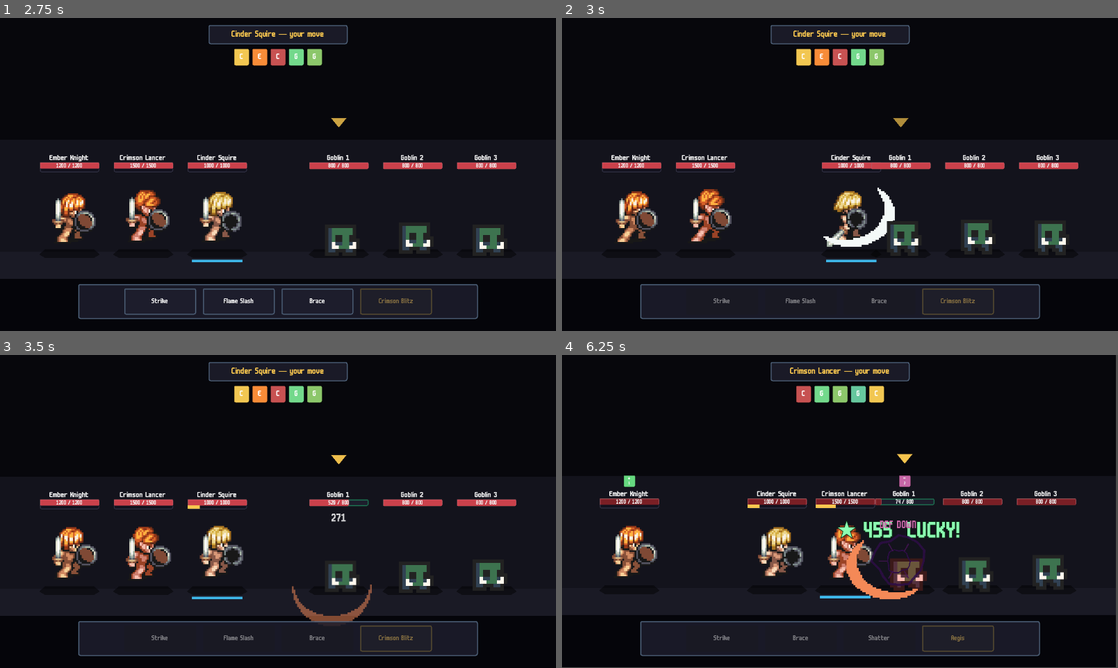
Above: before the commit, frames 1-4 (two rows, left to right).
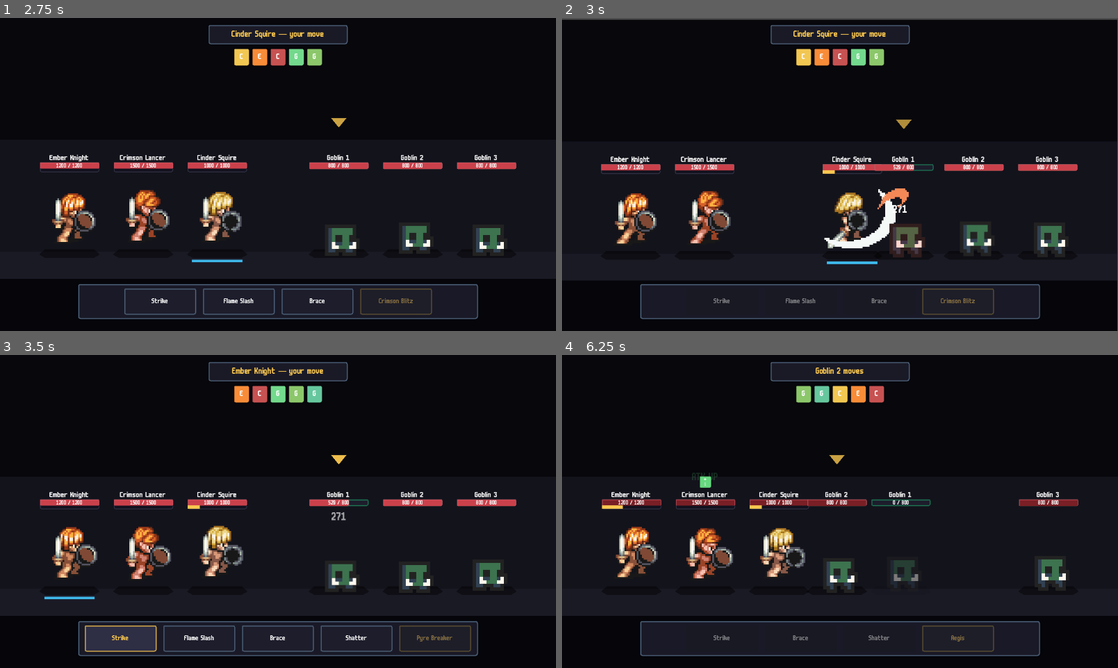
Above: after the commit, the same moments.

Repository: joppe2001/Vaelthorn
Game: Godot game, scene res://scenes/title/title.tscn
Two runs of this game, one before a commit and one after it. Both use one fixed random seed, a clock stepped at 60 frames per second and the inputs below.
Inputs (mouse positions are in pixels of both pictures, inside the frame that each line leads up to):
- Up to frame 1 (2.75 s): tap Enter at 0.5 s; move the mouse to (400, 158) at 0.52 s; click (400, 158) at 0.67 s; click "Enter Battle" at 1.25 s; click "Start Battle" at 2 s
- Up to frame 2 (3 s): click "Strike" at 2.75 s
- Up to frame 3 (3.5 s): no input
- Up to frame 4 (6.25 s): click (762, 639) at 3.5 s, where only the run after the commit has a clickable "Flame Slash"; click (840, 639) at 4.25 s, where only the run before the commit has a clickable "Brace"; click (801, 639) at 5 s, where only the run after the commit has a clickable "Brace"; click (878, 639) at 5.75 s, where only the run before the commit has a clickable "Shatter"

Frame 1 is identical in both runs. In frame 2, 6.2% of the frame differs, in the area x 0-100%, y 0-100%; in frame 3, 3.4%; in frame 4, 9.7%.

Commit message:
fix: dash actually reaches the picked target (not capped at 520px)
The previous dash had an APPROACH_DASH_MAX cap which made every attack
look the same — heroes always stopped 520px from origin regardless of
which enemy was selected. Slot 0 and slot 2 enemies are ~600px and
~900px away respectively, so the cap was eating the difference.

Removed the cap. The dash now always reaches APPROACH_GAP (110px)
short of the actual target position. To keep near and far dashes
feeling consistent visually, the duration now scales with travel
distance at DASH_SPEED (2200 px/s), clamped between DASH_DUR_MIN
(0.18s) and DASH_DUR_MAX (0.40s).

_lunge() returns the forward-dash duration so callers can sync the
slash arc / damage popup to the impact moment — they previously used
the fixed LUNGE_OUT timer which no longer exists.

All three call sites updated:
  - hero single-target attack
  - hero AoE (dashes to centroid of alive enemies — already correct)
  - enemy attack on a chosen hero

AoE centroid math verified: averaging _enemy_units[i].global_position
over alive_idxs gives the right point — slots 0+1 alive lands between
them, slots 0+2 alive (skipping the dead slot 1) lands at slot 1's x.

Diff:
--- a/scenes/battle/battle.gd
+++ b/scenes/battle/battle.gd
@@ -29,13 +29,14 @@
 # attacker and target sprites don't overlap, small enough that the slash
 # arc + impact reads as a proper engagement.
 const APPROACH_GAP := 110.0
-# Maximum dash distance — never go further than this even if the target
-# is across the screen. Keeps super-long dashes from looking teleporty.
-const APPROACH_DASH_MAX := 520.0
-# Tuned to Mana Seed's recommended attack timing (160/65/65/200ms): the
-# attacker arrives at the target right as the slash impact frame plays.
-const LUNGE_OUT := 0.30
-const LUNGE_BACK := 0.30
+# Dash duration scales with distance so near and far attacks feel the
+# same visual speed instead of capping out / teleporting. Clamped so
+# short hops still take a beat and cross-screen dashes don't drag.
+const DASH_SPEED := 2200.0
+const DASH_DUR_MIN := 0.18
+const DASH_DUR_MAX := 0.40
+# Used for the post-impact pause before the attacker dashes back.
+const LUNGE_RETURN_PAUSE := 0.30
 const DEFAULT_ATB_COST := 100.0
 
 # Per-skill slash VFX variant. Maps a skill id to one of the animations
@@ -550,13 +551,13 @@
 	var target_unit: Node2D = _enemy_units[target_idx]
 	var body_anim: StringName = SKILL_TO_BODY_ANIM.get(skill.id, &"attack")
 	hero_unit.play_attack(body_anim)
-	_lunge(hero_unit, target_unit.global_position)
-	await get_tree().create_timer(LUNGE_OUT).timeout
+	var dash_dur: float = _lunge(hero_unit, target_unit.global_position)
+	await get_tree().create_timer(dash_dur).timeout
 	var attacker_eff := _effective_stats(hero_stats, hero_unit.statuses)
 	var target_eff := _effective_stats(_enemies_stats[target_idx], target_unit.statuses)
 	await _resolve_skill(skill, attacker_eff, target_eff,
 		_hero_id(hero_idx), _enemy_id(target_idx), target_unit, target_idx, false)
-	await get_tree().create_timer(LUNGE_BACK + 0.30).timeout
+	await get_tree().create_timer(dash_dur + LUNGE_RETURN_PAUSE).timeout
 
 
 func _resolve_skill_enemy_all(skill: SkillData, hero_idx: int) -> void:
@@ -575,8 +576,8 @@
 	centroid /= alive_idxs.size()
 	var body_anim: StringName = SKILL_TO_BODY_ANIM.get(skill.id, &"attack")
 	hero_unit.play_attack(body_anim)
-	_lunge(hero_unit, centroid)
-	await get_tree().create_timer(LUNGE_OUT).timeout
+	var dash_dur: float = _lunge(hero_unit, centroid)
+	await get_tree().create_timer(dash_dur).timeout
 
 	# Resolve effects on each alive enemy
 	var attacker_eff := _effective_stats(hero_stats, hero_unit.statuses)
@@ -585,7 +586,7 @@
 		var target_eff := _effective_stats(_enemies_stats[i], target_unit.statuses)
 		await _resolve_skill(skill, attacker_eff, target_eff,
 			_hero_id(hero_idx), _enemy_id(i), target_unit, i, false)
-	await get_tree().create_timer(LUNGE_BACK + 0.30).timeout
+	await get_tree().create_timer(dash_dur + LUNGE_RETURN_PAUSE).timeout
 
 
 # ─── Enemy turn ──────────────────────────────────────────────────────
@@ -608,14 +609,14 @@
 		var target_hero: Node2D = _hero_units[target_hero_idx]
 
 		var enemy_skill := _make_enemy_skill(idx)
-		_lunge(enemy_unit, target_hero.global_position)
-		await get_tree().create_timer(LUNGE_OUT).timeout
+		var dash_dur: float = _lunge(enemy_unit, target_hero.global_position)
+		await get_tree().create_timer(dash_dur).timeout
 
 		var attacker_eff := _effective_stats(enemy_stats, enemy_unit.statuses)
 		var target_eff := _effective_stats(_heroes_stats[target_hero_idx], target_hero.statuses)
 		await _resolve_skill(enemy_skill, attacker_eff, target_eff,
 			_enemy_id(idx), _hero_id(target_hero_idx), target_hero, target_hero_idx, true)
-		await get_tree().create_timer(LUNGE_BACK + 0.30).timeout
+		await get_tree().create_timer(dash_dur + LUNGE_RETURN_PAUSE).timeout
 
 	_atb_enemies[idx] = max(0.0, _atb_enemies[idx] - DEFAULT_ATB_COST)
 	_refresh_turn_order_bar()
@@ -854,26 +855,29 @@
 
 ## Dash the unit toward a target position, stopping APPROACH_GAP pixels
 ## short so attacker and target sprites don't overlap. Then return to
-## the origin. Distance is capped at APPROACH_DASH_MAX so cross-screen
-## dashes don't read as a teleport.
+## the origin.
 ##
-## Timing stays fixed (LUNGE_OUT / LUNGE_BACK) so the attack body anim,
-## slash arc, and damage popup all land at the impact moment regardless
-## of how far the unit had to travel.
-func _lunge(unit: Node2D, toward: Vector2) -> void:
+## Duration scales with distance via DASH_SPEED (clamped to DASH_DUR_MIN
+## / DASH_DUR_MAX) — so near and far targets feel like the same dash,
+## just with the right travel time.
+##
+## Returns the forward-dash duration so callers can sync the slash arc
+## and damage popup to land at the impact moment regardless of distance.
+func _lunge(unit: Node2D, toward: Vector2) -> float:
 	var origin := unit.position
 	var to_target: Vector2 = toward - unit.global_position
 	var dir: Vector2 = to_target.normalized()
-	# Stop short of the target. If the gap math goes negative (already
-	# closer than the gap), just don't move.
+	# Stop short of the target. Negative gap math means we're already
+	# closer than the gap — just don't move.
 	var travel: float = max(0.0, to_target.length() - APPROACH_GAP)
-	travel = min(travel, APPROACH_DASH_MAX)
+	var dur: float = clamp(travel / DASH_SPEED, DASH_DUR_MIN, DASH_DUR_MAX)
 	var target: Vector2 = origin + dir * travel
 	var tween := create_tween()
-	tween.tween_property(unit, "position", target, LUNGE_OUT) \
+	tween.tween_property(unit, "position", target, dur) \
 		.set_trans(Tween.TRANS_QUART).set_ease(Tween.EASE_OUT)
-	tween.tween_property(unit, "position", origin, LUNGE_BACK) \
+	tween.tween_property(unit, "position", origin, dur) \
 		.set_trans(Tween.TRANS_QUART).set_ease(Tween.EASE_IN)
+	return dur
 
 
 func _spawn_slash(at: Vector2, flipped: bool, variant: StringName = &"slash1", tint: Color = SLASH_TINT_NEUTRAL) -> void:
